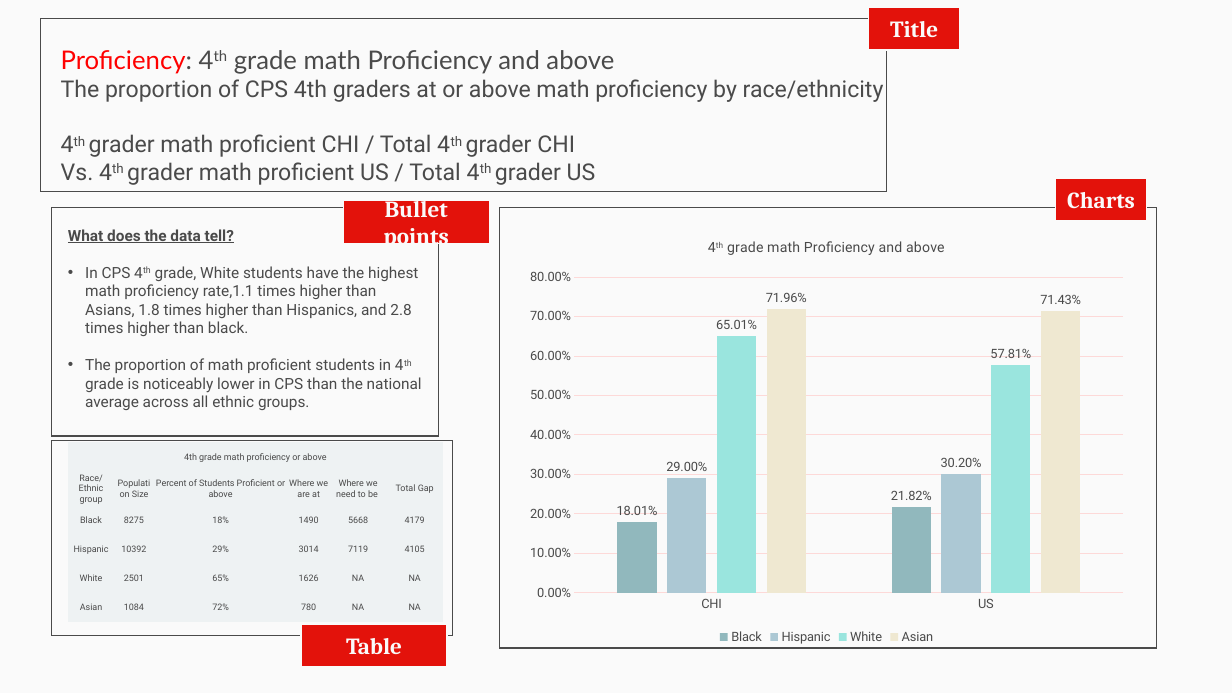
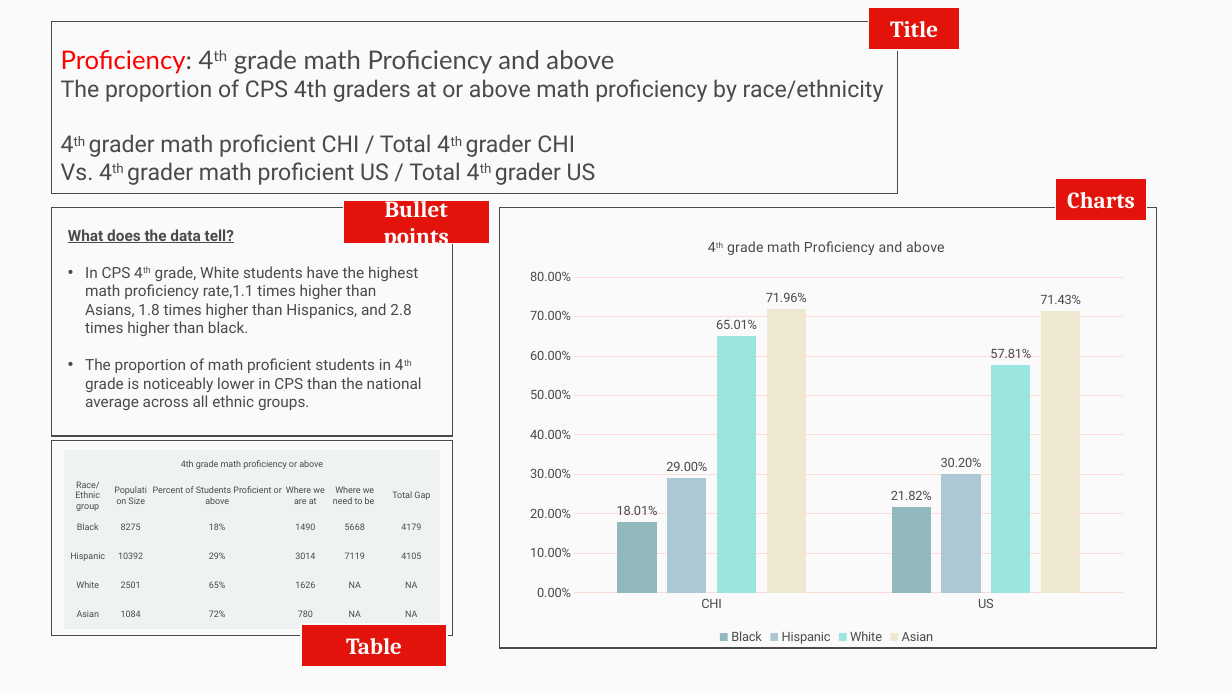
Before and after one commit to p33chicago/P33-DEI-dashboard-project, a slide deck: slide 3 of docs/Deep diving plots.pptx. Drawn at 1232x693 pixels with LibreOffice and Linux fonts; fonts in the diff are those of the drawing. Boxes give left, top, right and bottom in pixels: in the first picture for what was removed or moved away, otherwise in the second. Text is boxed around its words. In the diff, an @@ line names an element or a change of style, - is before the commit and + after.

```diff
--- a/docs/Deep diving plots.pptx
+++ b/docs/Deep diving plots.pptx
@@ rectangle: place and size @@
-rectangle at [40,18,886,191]
+rectangle at [52,21,898,194]
@@ rectangle: place and size @@
-rectangle at [52,207,439,435]
+rectangle at [52,207,453,435]
@@ table: place and size @@
-table at [67,443,443,620]
+table at [65,449,440,627]
```
Also in this commit, not shown: 7 other slides changed, 3 other files.
